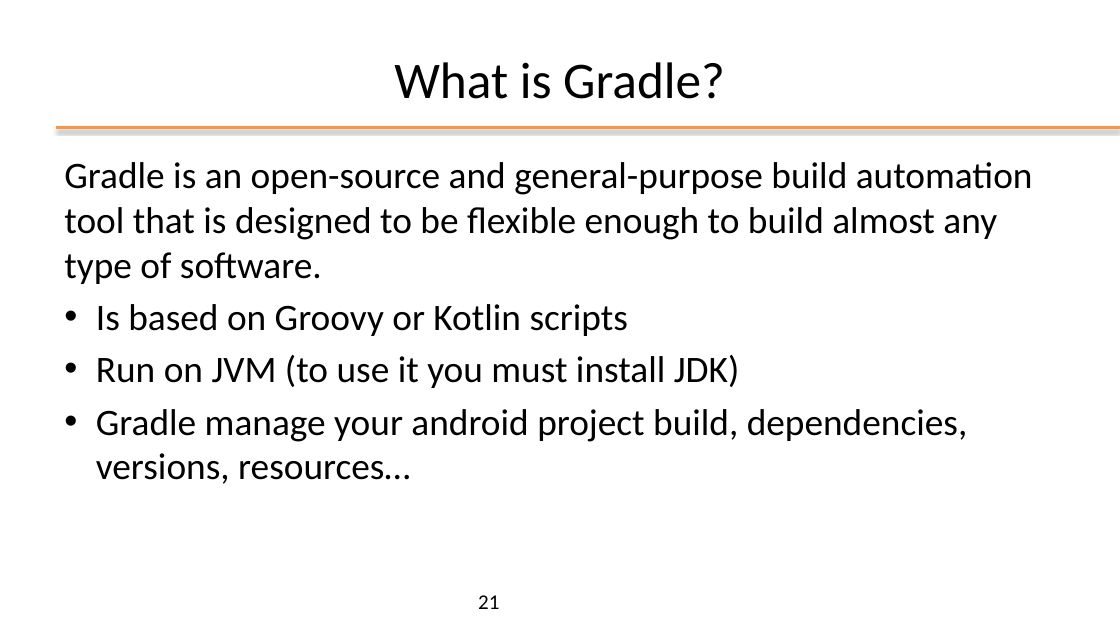
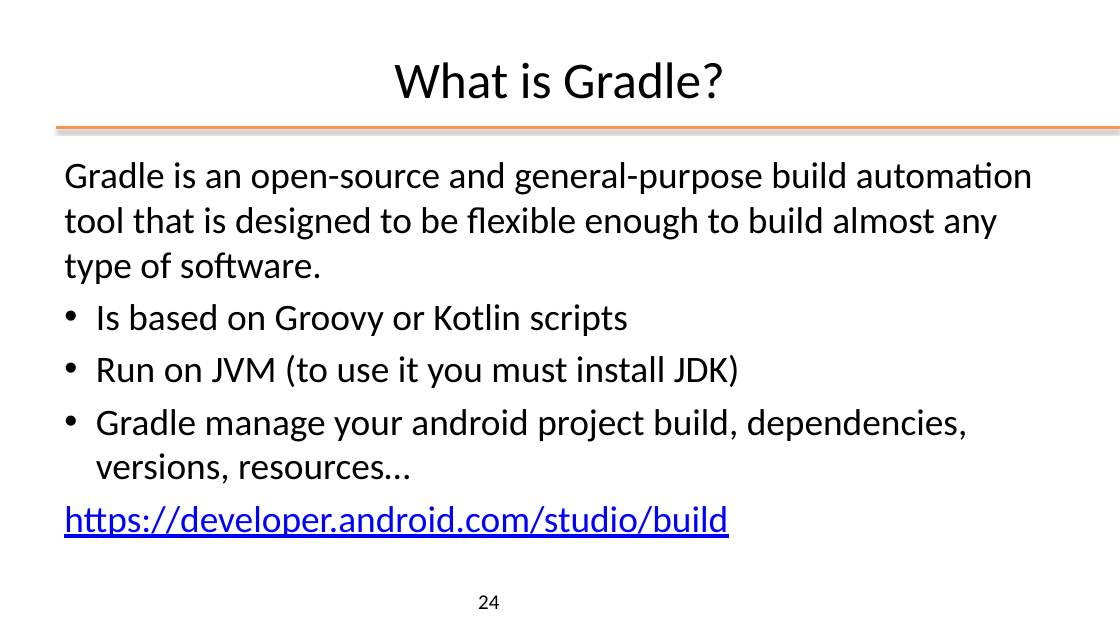
Before and after one commit to kevinmala00/ATTIVITA-PROGETTUALE, a slide deck: slide 24 of slides/02 - Android Studio.pptx (slide 21 before the commit). Drawn at 1120x630 pixels with LibreOffice and Linux fonts; fonts in the diff are those of the drawing; background and template pictures are left out. Boxes give left, top, right and bottom in pixels: in the first picture for what was removed or moved away, otherwise in the second. Text is boxed around its words. In the diff, an @@ line names an element or a change of style, - is before the commit and + after.

```diff
--- a/slides/02 - Android Studio.pptx
+++ b/slides/02 - Android Studio.pptx
@@ text at box(64, 506, 728, 538): paragraph added @@
+https://developer.android.com/studio/build
@@ page number at box(478, 595, 499, 609): text changed @@
-21
+24
```
Also in this commit, not shown: 2 other slides changed, 3 slides added.
